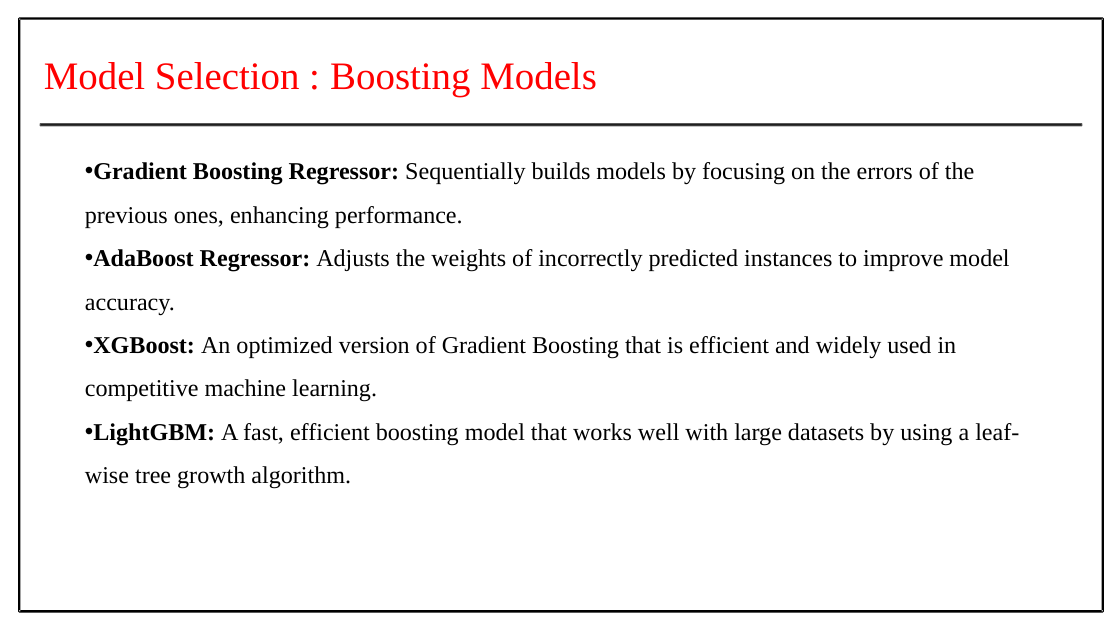
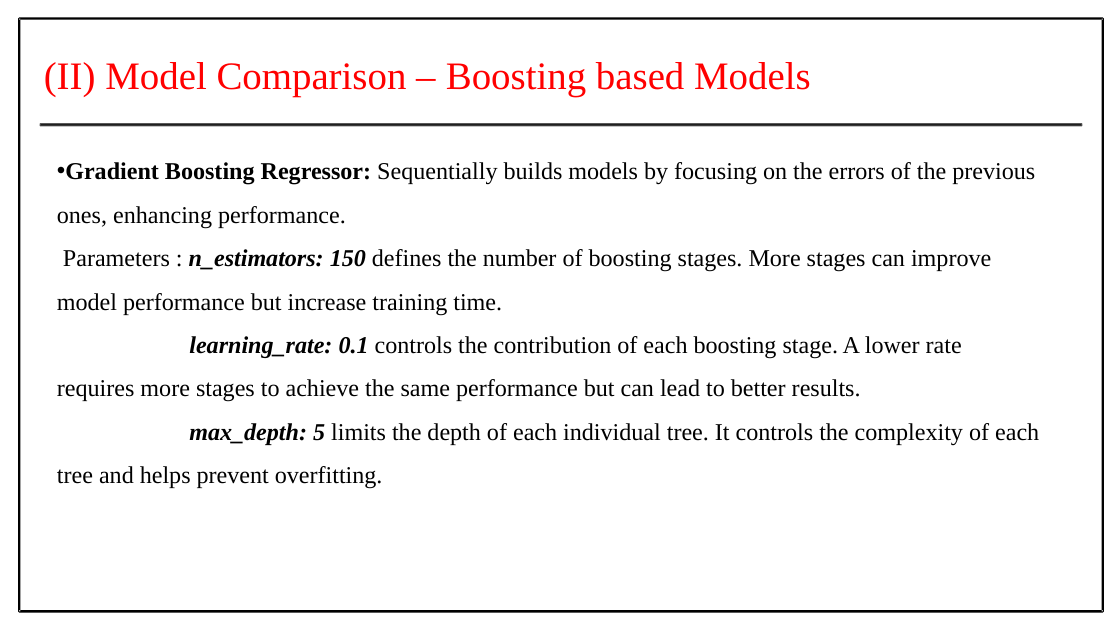
Before and after one commit to Prithiv-vijai/5g_MEC, a slide deck: slide 32 of Batch_4 IT-G2 review 1.pptx (slide 29 before the commit). Drawn at 1120x630 pixels with LibreOffice and Linux fonts; fonts in the diff are those of the drawing. Boxes give left, top, right and bottom in pixels: in the first picture for what was removed or moved away, otherwise in the second. Text is boxed around its words. In the diff, an @@ line names an element or a change of style, - is before the commit and + after.

```diff
--- a/Batch_4 IT-G2 review 1.pptx
+++ b/Batch_4 IT-G2 review 1.pptx
@@ text at (x1=44, y1=62, x2=811, y2=96): text changed @@
-Model Selection : Boosting Models
+(II) Model Comparison – Boosting based Models
@@ text "Gradient Boosting Regressor: Sequentially builds ..." moved from (x1=85, y1=162, x2=1019, y2=489) to (x1=57, y1=162, x2=1039, y2=489) @@
@@ text at (x1=57, y1=249, x2=1039, y2=489): text changed @@
-• AdaBoost Regressor: Adjusts the weights of incorrectly predicted instances to improve model accuracy.
-• XGBoost: An optimized version of Gradient Boosting that is efficient and widely used in competitive machine learning.
-• LightGBM: A fast, efficient boosting model that works well with large datasets by using a leaf-wise tree growth algorithm.
+Parameters : n_estimators: 150 defines the number of boosting stages. More stages can improve model performance but increase training time.
+learning_rate: 0.1 controls the contribution of each boosting stage. A lower rate requires more stages to achieve the same performance but can lead to better results.
+max_depth: 5 limits the depth of each individual tree. It controls the complexity of each tree and helps prevent overfitting.
```
Also in this commit, not shown: 23 other slides changed, 9 slides added, 3 slides removed, 1 other file.
